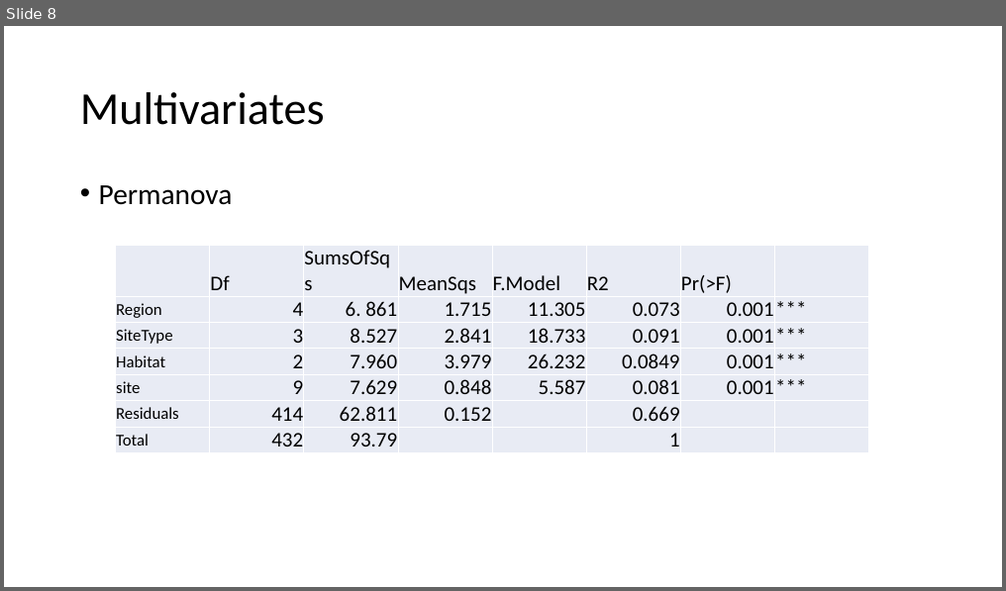
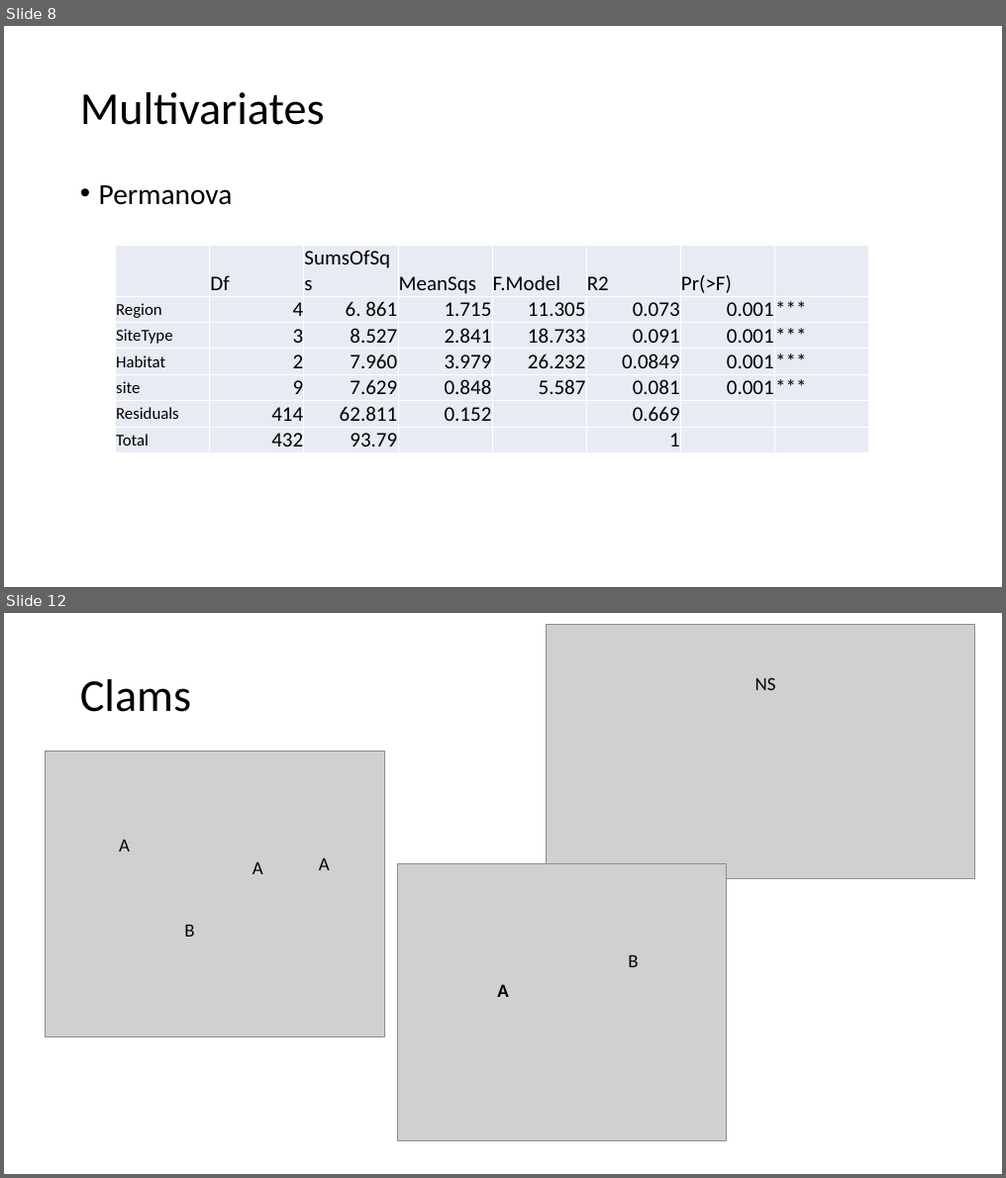
Before and after one commit to rosehartman/FRPreport2018, a slide deck: May phase IV analyses.pptx. Shown one above the other, each under a label of ours: slide 8 before the commit, slides 8 and 12 after it; the slides between them are not shown. The pictures are 1006x591 and 1006x1178 pixels, drawn with LibreOffice and Linux fonts; fonts in the diff are those of the drawing; grey boxes stand for pictures. Boxes give left, top, right and bottom in pixels: in the first picture for what was removed or moved away, otherwise in the second. Text is boxed around its words. In the diff, an @@ line names an element or a change of style, - is before the commit and + after.

```diff
--- a/May phase IV analyses.pptx
+++ b/May phase IV analyses.pptx
@@ slide 12 added at [4,613,1002,1174], background #FFFFFF @@
@@ picture added at [547,624,976,878] @@
@@ title added at [80,679,191,712], 44 pt, text #000000 @@
+Clams
@@ text added at [755,677,776,690], 18 pt, text #000000 @@
+NS
@@ picture added at [46,752,385,1038] @@
@@ text added at [119,840,130,852], 18 pt, text #000000 @@
+A
@@ text added at [252,862,263,874], 18 pt, text #000000 @@
+A
@@ text added at [319,859,330,870], 18 pt, text #000000 @@
+A
@@ picture added at [398,863,727,1141] @@
@@ text added at [184,925,194,937], 18 pt, text #000000 @@
+B
@@ text added at [628,956,638,967], 18 pt, text #000000 @@
+B
@@ text added at [497,984,508,997], 18 pt, text #000000, bold @@
+A
```
Also in this commit, not shown: 5 slides changed, 34 other slides added, 1 slide removed, 12 other files.
